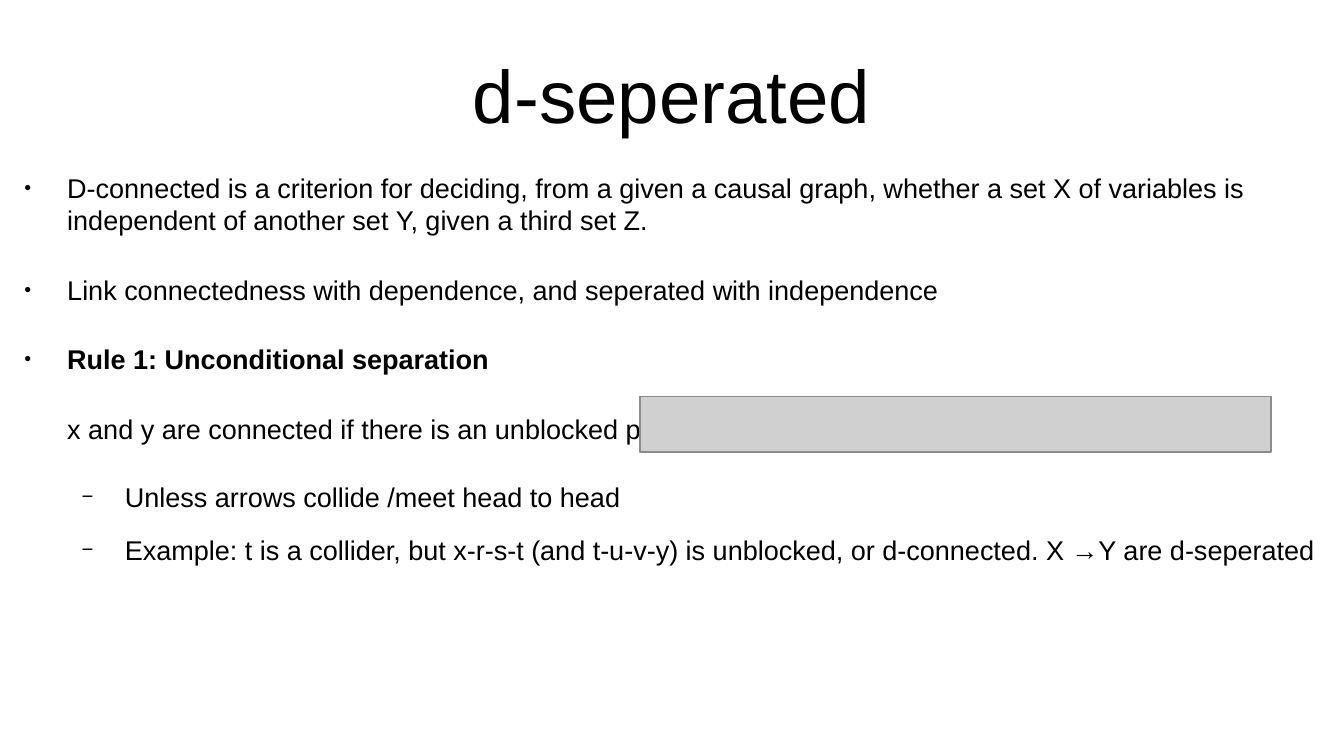
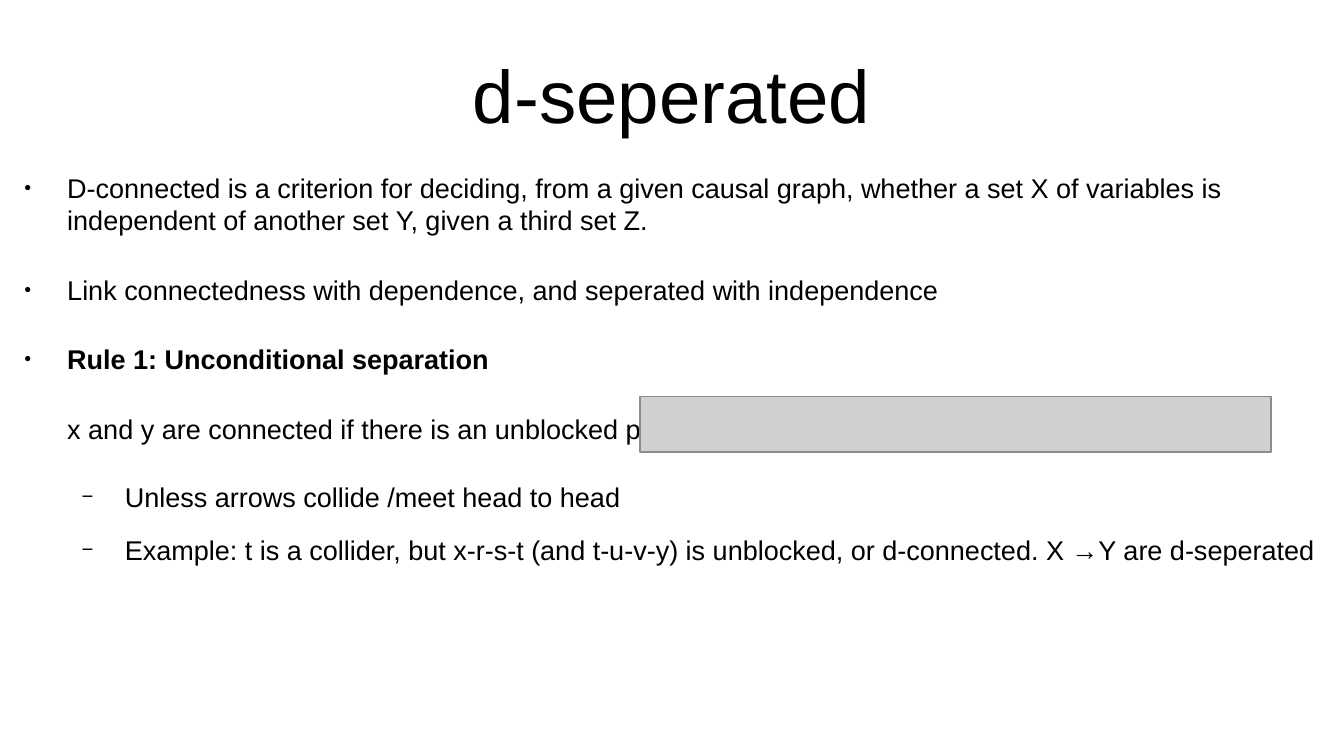
Before and after one commit to emoen/CausalityDiscoveryCrunchDAO, a slide deck: slide 18 of presentation/HIBRAIN_March_25.odp. Drawn at 1344x756 pixels with LibreOffice and Linux fonts; fonts in the diff are those of the drawing; grey boxes stand for pictures. Boxes give left, top, right and bottom in pixels: in the first picture for what was removed or moved away, otherwise in the second. Text is boxed around its words. In the diff, an @@ line names an element or a change of style, - is before the commit and + after.

```diff
--- a/presentation/HIBRAIN_March_25.odp
+++ b/presentation/HIBRAIN_March_25.odp
@@ text at [67, 178, 1222, 235]: text changed @@
-● D-connected is a criterion for deciding, from a given a causal graph, whether a set X of variables is independent of another set Y, given a third set Z.
+● D-connected is a criterion for deciding, from a given causal graph, whether a set X of variables is independent of another set Y, given a third set Z.
```
Also in this commit, not shown: 6 other slides changed.
